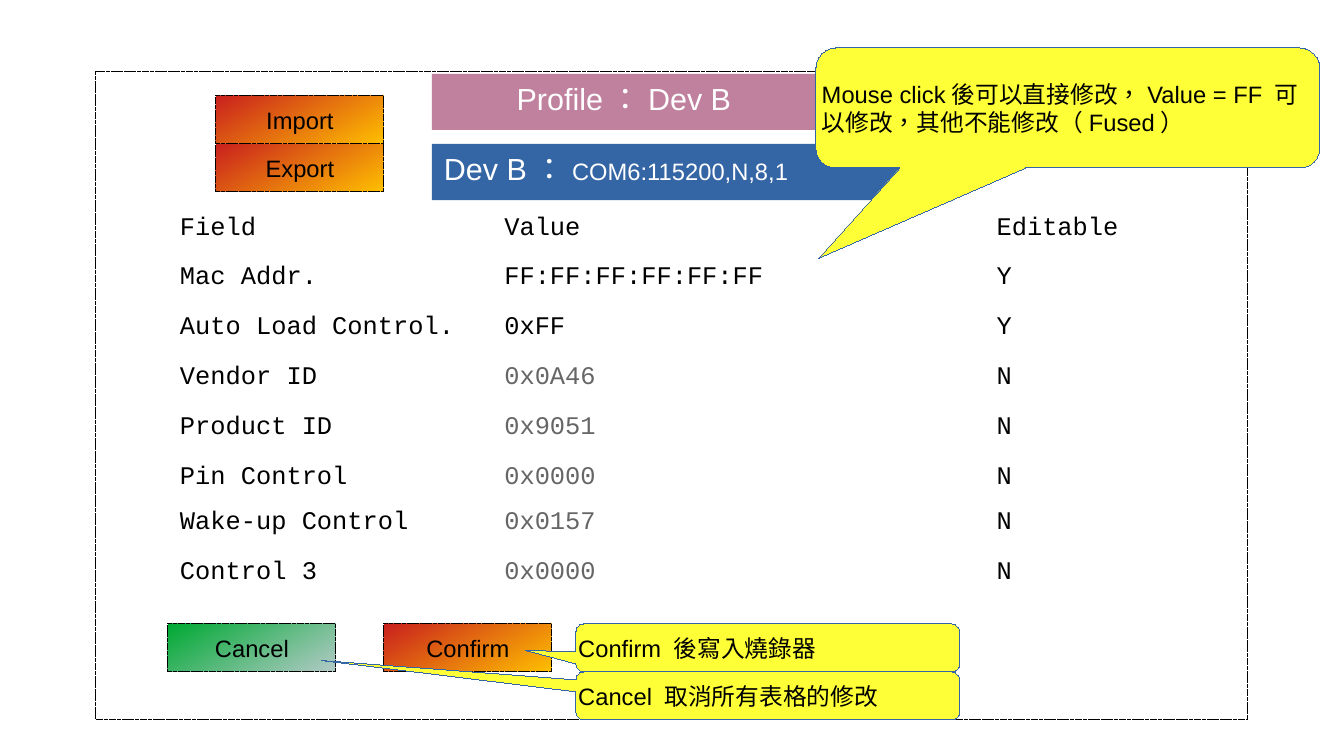
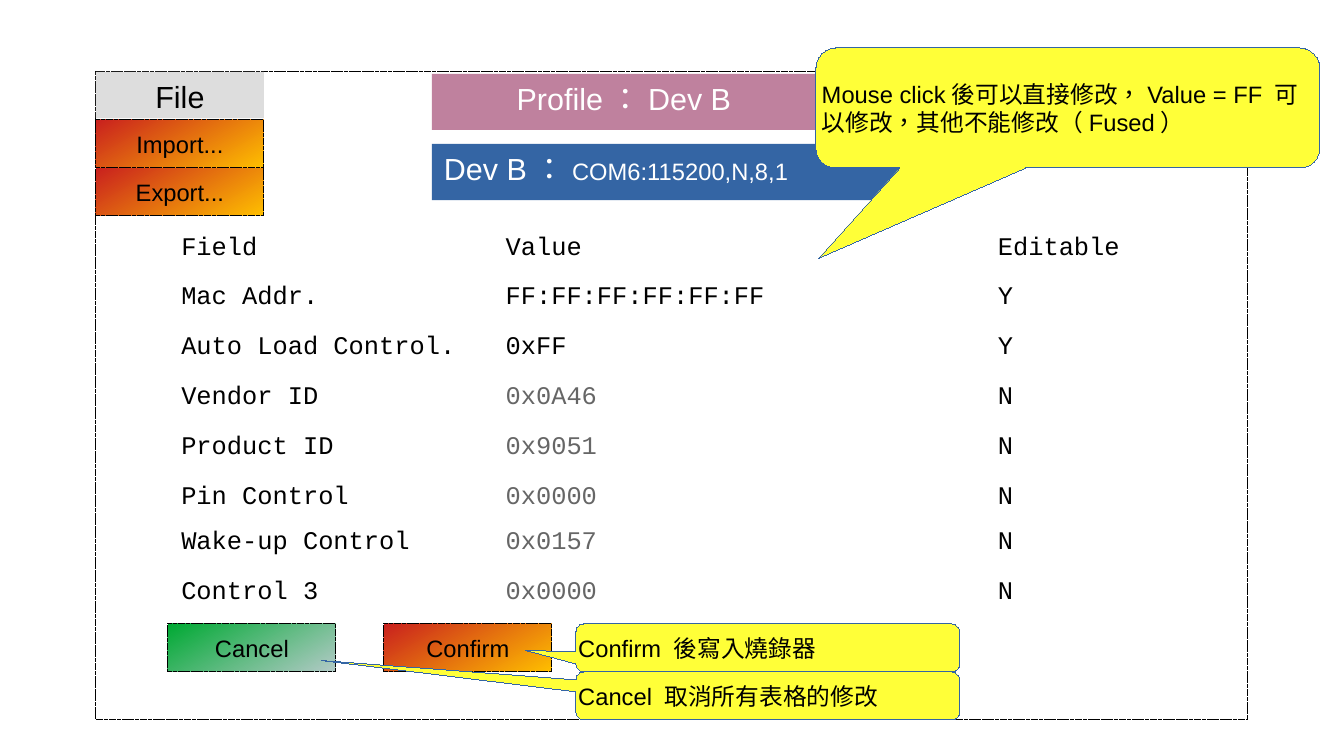
Before and after one commit to tomjpsun/obsidianVaults, a slide deck: slide 3 of DM9051A OTP 燒錄專案/8051A OTP GUI.odp. Drawn at 1344x756 pixels with LibreOffice and Linux fonts; fonts in the diff are those of the drawing. Boxes give left, top, right and bottom in pixels: in the first picture for what was removed or moved away, otherwise in the second. Text is boxed around its words. In the diff, an @@ line names an element or a change of style, - is before the commit and + after.

Commit message:
vault backup: 2023-12-15 14:47:38
Affected files:
DM9051A OTP 燒錄專案/.~lock.8051A OTP GUI.odp#
DM9051A OTP 燒錄專案/8051A OTP GUI.odp

```diff
--- a/DM9051A OTP 燒錄專案/8051A OTP GUI.odp
+++ b/DM9051A OTP 燒錄專案/8051A OTP GUI.odp
@@ rectangle added at (96,72,265,118), fill #DDDDDD, 18 pt, text #000000 @@
+File
@@ rectangle "Import...": place and size @@
-rectangle "Import..." at (216,96,384,144)
+rectangle "Import..." at (96,120,265,167)
@@ text in rectangle at (136,136,223,158): text changed @@
-Import
+Import...
@@ rectangle "Export...": place and size @@
-rectangle "Export..." at (216,144,384,191)
+rectangle "Export..." at (96,168,265,216)
@@ text in rectangle at (136,184,224,206): text changed @@
-Export
+Export...
@@ table: place and size @@
-table at (168,204,1153,601)
+table at (170,223,1154,621)
```
Also in this commit, not shown: 1 other file.
